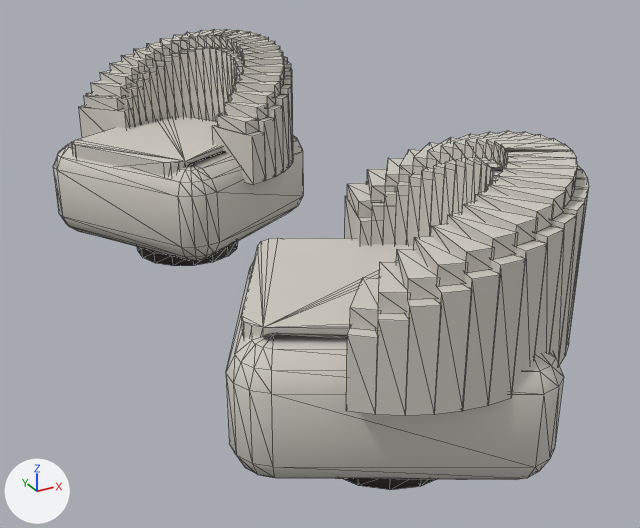
The glTF model backend/uploads/models/model_203.glb: old version first, new version second.
Both versions are drawn from a camera (50 mm lens) standing at (3.34, -5.58, 1.29) and looking at (4.5, -3.46, 0.23). The axes (+X, +Y, +Z) are drawn at lower left. The lights are the same throughout. The picture after the commit comes second. Mesh edges are drawn as thin lines. Vertices at exactly the same position are counted once.

The first picture shows 'root'.
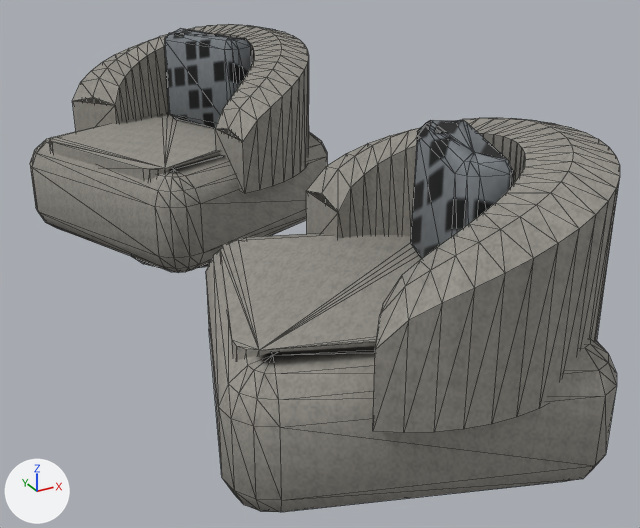
The change, as a diff of the scene's bpy script:
```diff
--- a/backend/uploads/models/model_203.glb.py
+++ b/backend/uploads/models/model_203.glb.py
@@ img_image_0 @@
+img_image_0 = load_image('Image_0', '_unpacked/Image_0', 64, 64, 'sRGB')
@@ img_image_1 @@
+img_image_1 = load_image('Image_1', '_unpacked/Image_1', 32, 32, 'sRGB')
@@ mat_m2iv @@
+mat_m2iv = bpy.data.materials.new('m2iv')
+# colours: grey #9d9a92, mixed with the vertex colours
+# uses the picture img_image_0
@@ mat_m2geo @@
+mat_m2geo = bpy.data.materials.new('m2geo')
+# colours: grey #868c91, mixed with the vertex colours
+# uses the picture img_image_1
@@ mat_m2dw @@
+mat_m2dw = principled_material('m2dw')
+mat_m2dw.base_color = (0.0252, 0.0212, 0.0185)  # black #2c2825
+mat_m2dw.roughness = 0.6
@@ me_mesh_0 @@
 # used by ob_root; location = (0.0, 0.0, 0.0)
-me_mesh_0.from_pydata(...)  # 1192 vertices, 1936 faces; spans x 3.93..4.84, y -4.47..-2.17, z 0.0..0.75
-me_mesh_0.materials.append(mat_mvdw)  # black #2f2a27
-me_mesh_0.materials.append(mat_mviv)  # light grey #cfcbc2
+me_mesh_0.from_pydata(...)  # 802 vertices, 1396 faces; spans x 3.87..4.9, y -4.53..-2.11, z 0.0..0.78
+# me_mesh_0 part 1: the loose piece of 89 vertices spanning x 3.93..4.81, y -4.47..-3.6, z 0.1..0.43 is copied, and the copy is multiplied about its middle by the matrix ((1.177, -0.207, -0.001), (0.208, 1.176, 0.0), (0.0, 0.0, 1.016)), in mat_m2iv; it spans x 3.87..4.86, y -4.53..-3.54, z 0.09..0.44
+# me_mesh_0 part 2: the loose piece of 89 vertices spanning x 3.96..4.84, y -3.05..-2.17, z 0.1..0.43 is copied, and the copy is multiplied about its middle by the matrix ((1.183, 0.166, 0.0), (-0.166, 1.183, -0.001), (0.0, 0.0, 1.016)), in mat_m2iv; it spans x 3.9..4.9, y -3.11..-2.11, z 0.09..0.44
+# me_mesh_0 part 3: a new loose piece of 155 vertices spanning x 4.1..4.83, y -4.5..-3.58, z 0.34..0.77, in mat_m2iv
+# me_mesh_0 part 4: a new loose piece of 155 vertices spanning x 4.11..4.86, y -3.06..-2.15, z 0.34..0.77, in mat_m2iv
+# me_mesh_0 part 5: a new loose piece of 66 vertices spanning x 4.4..4.63, y -4.27..-3.9, z 0.43..0.78, in mat_m2geo
+# me_mesh_0 part 6: a new loose piece of 66 vertices spanning x 4.42..4.66, y -2.73..-2.37, z 0.43..0.78, in mat_m2geo
+# me_mesh_0 part 7: 86 loose pieces with 688 vertices, spanning x 4.11..4.81, y -4.42..-2.2, z 0.34..0.75, are deleted
+# me_mesh_0 part 8: 248 vertices removed from x 3.93..4.81, y -4.47..-3.6, z 0.0..0.73; 87 vertices added at x 3.94..4.66, y -4.37..-3.65, z 0.0..0.45
+# me_mesh_0 part 9: 248 vertices removed from x 3.96..4.84, y -3.05..-2.17, z 0.0..0.68; 87 vertices added at x 3.96..4.69, y -3.0..-2.28, z 0.0..0.45
+me_mesh_0.materials.append(mat_m2dw)  # black #2c2825
+me_mesh_0.materials.append(mat_m2iv)
+me_mesh_0.materials.append(mat_m2geo)
```

Pixel boxes [x1, y1, x2, y2] of what changed, in the pictures (640 x 528 px):
'root', reshaped, recoloured (10% wider)
    before: [53, 29, 589, 490]
    after: [30, 24, 620, 512]
part 1 of me_mesh_0, added
    after: [206, 233, 617, 512]
part 2 of me_mesh_0, added
    after: [30, 126, 327, 273]
part 3 of me_mesh_0, added
    after: [306, 118, 620, 433]
part 4 of me_mesh_0, added
    after: [72, 24, 309, 194]
part 5 of me_mesh_0, added
    after: [410, 120, 513, 259]
part 6 of me_mesh_0, added
    after: [164, 29, 251, 129]
part 7 of me_mesh_0, deleted
    before: [79, 29, 589, 365]
part 8 of me_mesh_0, built on
    before: [226, 180, 566, 490]
    after: [220, 235, 421, 360]
part 9 of me_mesh_0, built on
    before: [53, 56, 303, 266]
    after: [49, 114, 220, 268]
